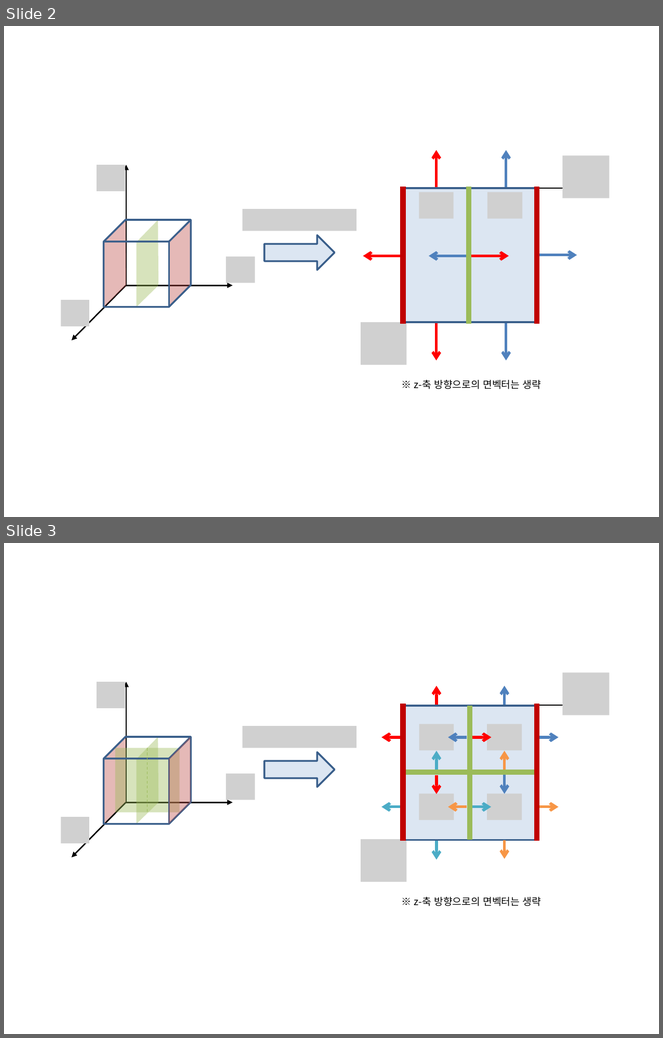
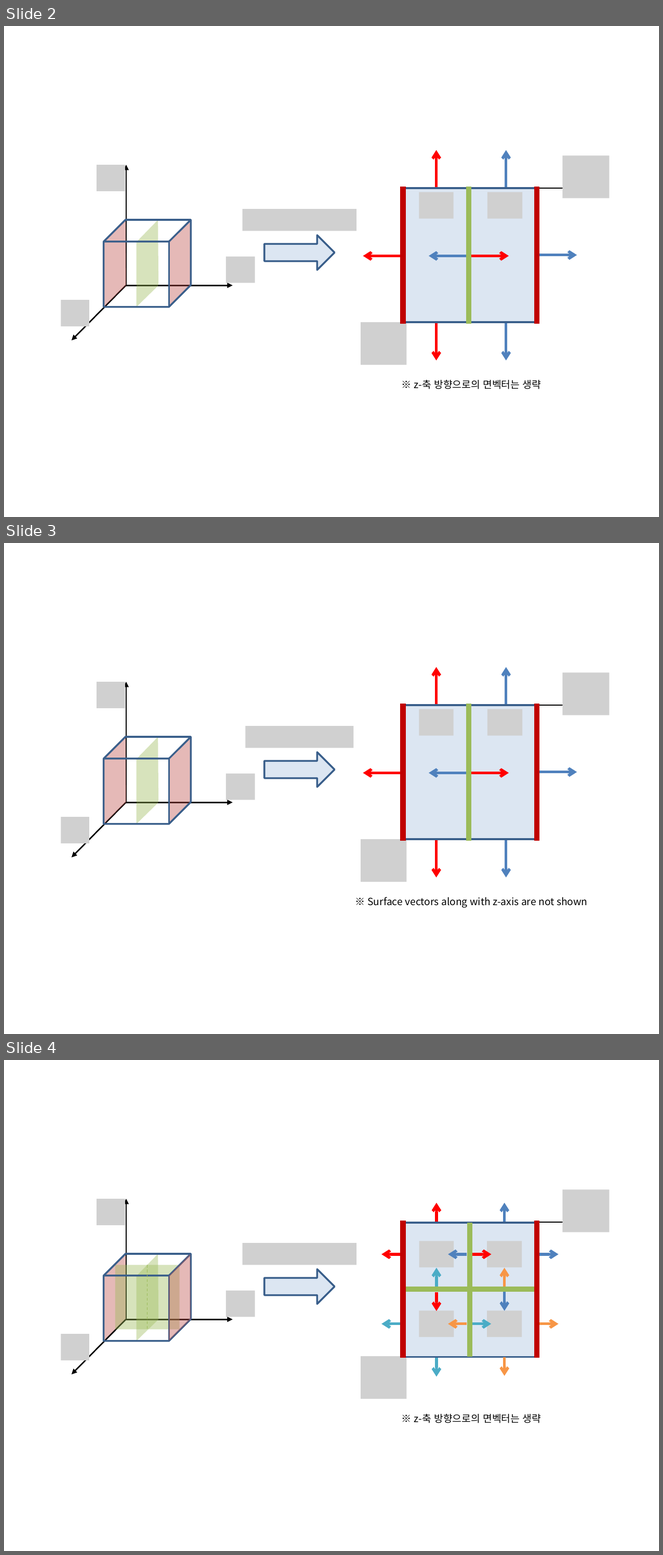
Before and after one commit to answeredbyablemind/answeredbyablemind.github.io, a slide deck: pics/2020-08-23-divergence_theorem_3D/pics.pptx. Shown one above the other, each under a label of ours: slides 2 and 3 before the commit, slides 2, 3 and 4 after it. The pictures are 663x1038 and 663x1555 pixels, drawn with LibreOffice and Linux fonts; fonts in the diff are those of the drawing; grey boxes stand for pictures. Boxes give left, top, right and bottom in pixels: in the first picture for what was removed or moved away, otherwise in the second. Text is boxed around its words. In the diff, an @@ line names an element or a change of style, - is before the commit and + after.

```diff
--- a/pics/2020-08-23-divergence_theorem_3D/pics.pptx
+++ b/pics/2020-08-23-divergence_theorem_3D/pics.pptx
@@ slide 3 added at (x1=4, y1=543, x2=659, y2=1034), background #FFFFFF @@
@@ arrow added from (437, 704) to (437, 667), #FF0000 3 pt @@
@@ arrow added from (506, 704) to (506, 667), #4F81BD 3 pt @@
@@ picture added at (x1=97, y1=682, x2=125, y2=708) @@
@@ arrow added from (126, 802) to (126, 682), #000000 1.5 pt @@
@@ picture added at (x1=563, y1=672, x2=609, y2=715) @@
@@ arrow added from (403, 705) to (575, 705), #000000 1.5 pt @@
@@ arrow added from (403, 705) to (403, 861), #000000 1.5 pt @@
@@ rectangle added at (x1=403, y1=705, x2=538, y2=840), fill #DCE6F2, outline #3A5F8C 2 pt @@
@@ line added from (403, 704) to (403, 841), #C00000 6 pt @@
@@ picture added at (x1=419, y1=709, x2=454, y2=735) @@
@@ line added from (468, 704) to (468, 841), #9BBB59 6 pt @@
@@ picture added at (x1=488, y1=709, x2=522, y2=735) @@
@@ line added from (538, 704) to (538, 841), #C00000 6 pt @@
@@ picture added at (x1=246, y1=726, x2=354, y2=748) @@
@@ cube added at (x1=104, y1=737, x2=191, y2=824), outline #3A5F8C 2 pt @@
@@ freeform shape added at (x1=104, y1=737, x2=127, y2=824), fill #C0504D at 40% opacity @@
@@ freeform shape added at (x1=137, y1=737, x2=158, y2=824), fill #9BBB59 at 40% opacity @@
@@ freeform shape added at (x1=168, y1=737, x2=191, y2=824), fill #C0504D at 40% opacity @@
@@ right arrow added at (x1=265, y1=753, x2=335, y2=787), fill #DCE6F2, outline #3A5F8C 2 pt @@
@@ picture added at (x1=226, y1=774, x2=255, y2=800) @@
@@ arrow added from (400, 773) to (363, 773), #FF0000 3 pt @@
@@ arrow added from (466, 773) to (428, 773), #4F81BD 3 pt @@
@@ arrow added from (472, 773) to (509, 773), #FF0000 3 pt @@
@@ arrow added from (540, 772) to (577, 772), #4F81BD 3 pt @@
@@ arrow added from (126, 802) to (72, 858), #000000 1.5 pt @@
@@ arrow added from (126, 802) to (233, 802), #000000 1.5 pt @@
@@ picture added at (x1=61, y1=817, x2=89, y2=843) @@
@@ picture added at (x1=361, y1=840, x2=407, y2=883) @@
@@ arrow added from (437, 840) to (437, 878), #FF0000 3 pt @@
@@ arrow added from (506, 840) to (506, 878), #4F81BD 3 pt @@
@@ text added at (x1=367, y1=897, x2=588, y2=908), 11 pt, text #000000 @@
+※ Surface vectors along with z-axis are not shown
@@ what was slide 3 is now slide 4 @@
```
Also in this commit, not shown: 1 other slide added, 20 other files.
